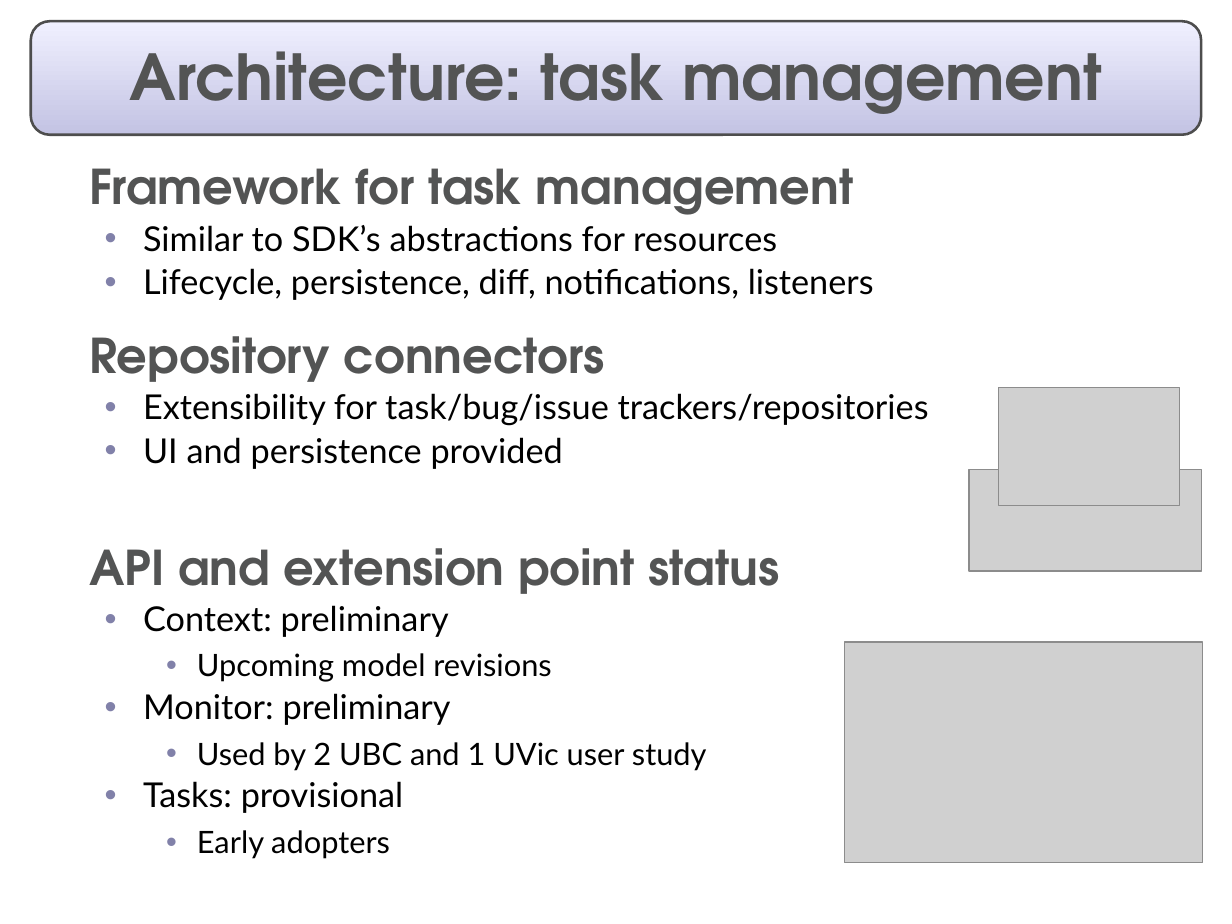
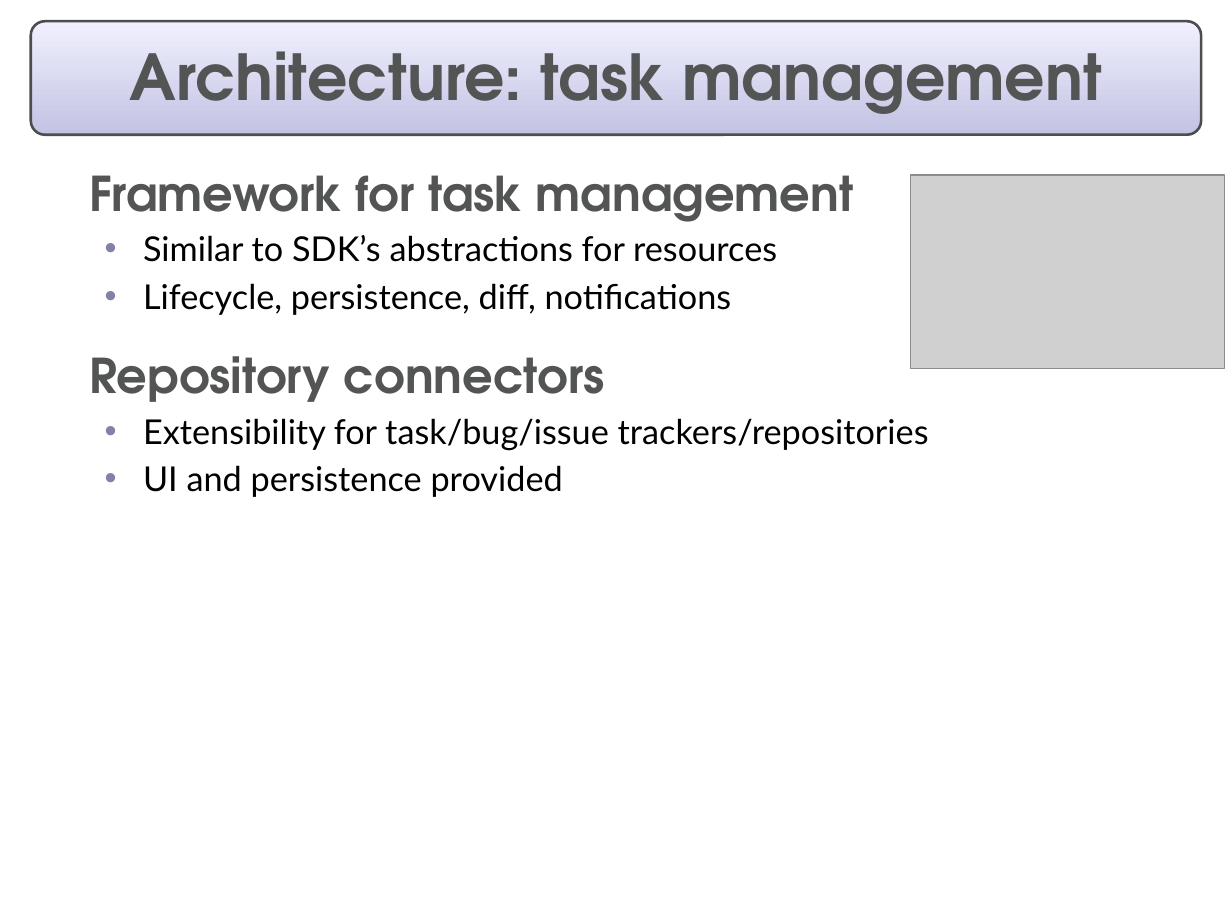
Before and after one commit to eclipse-mylyn/mylyn-website, a slide deck: slide 16 of publications/2006-03-mylar-eclipsecon.ppt. Drawn at 1232x924 pixels with LibreOffice and Linux fonts; fonts in the diff are those of the drawing; grey boxes stand for pictures. Boxes give left, top, right and bottom in pixels: in the first picture for what was removed or moved away, otherwise in the second. Text is boxed around its words. In the diff, an @@ line names an element or a change of style, - is before the commit and + after.

```diff
--- a/publications/2006-03-mylar-eclipsecon.ppt
+++ b/publications/2006-03-mylar-eclipsecon.ppt
@@ rounded rectangle at bbox=[31, 21, 1201, 134]: proportions changed @@
@@ text at bbox=[89, 175, 929, 497]: line spacing 0.9 to 1 @@
@@ picture: place and size @@
-picture at bbox=[998, 388, 1179, 506]
+picture at bbox=[910, 175, 1225, 368]
@@ text at bbox=[143, 283, 732, 315]: text changed @@
-  • Lifecycle, persistence, diff, notifications, listeners
+  • Lifecycle, persistence, diff, notifications
@@ picture removed at bbox=[968, 469, 1201, 570] @@
@@ text at bbox=[89, 548, 779, 859]: paragraphs removed @@
-  API and extension point status
-  • Context: preliminary
-    • Upcoming model revisions
-  • Monitor: preliminary
-    • Used by 2 UBC and 1 UVic user study
-  • Tasks: provisional
-    • Early adopters
@@ picture removed at bbox=[844, 642, 1202, 862] @@
```
Also in this commit, not shown: 17 other slides changed, 2 slides added, 2 slides removed.
